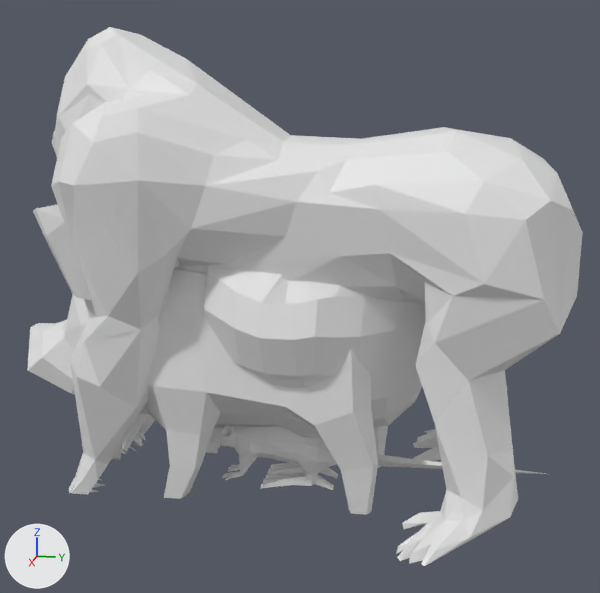
The OBJ model final_project4/Assets/Mesh/Gorilla/Walk/Gorilla_000019.obj: old version first, new version second.
One viewpoint serves both versions: a 50 mm lens placed at (3.59, 0.84, 1.8), pointed at (-0.01, 0.12, 0.9). Every picture has the same lights, and +X, +Y and +Z are marked at lower left. Where no turn or scale is listed for an object, it has been applied to the vertices.

Names of what the first picture shows: '10664_Gorilla_v2', 'Chicken', 'grp1_Mesh', 'pig'.
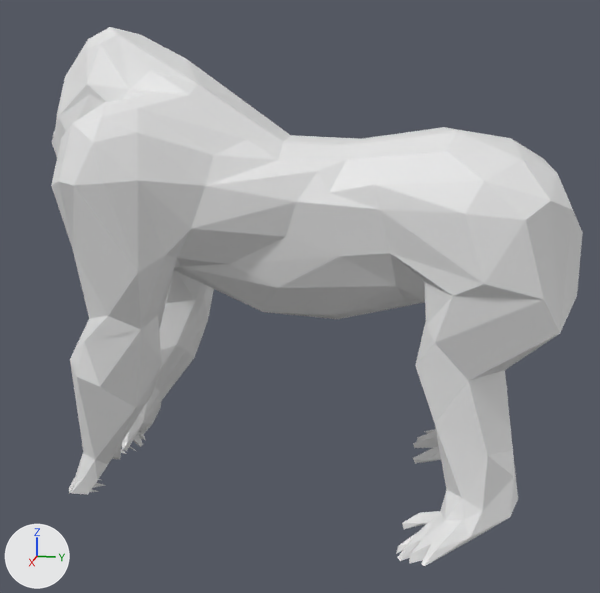
Where the change shows, as pixel boxes (x1, y1, x2, y2) in the pictures (600 x 593 px):
'pig', deleted
    before: (27, 205, 388, 515)
'Chicken', deleted
    before: (204, 267, 426, 490)
'grp1_Mesh', deleted
    before: (209, 424, 546, 487)

Edits to the bpy script that builds the scene:
```text
Remove ob_chicken:
    ob_chicken = bpy.data.objects.new('Chicken', me_chicken)
    ob_chicken.location = (0.0, 0.0, 0.0)
Remove ob_grp1_mesh:
    ob_grp1_mesh = bpy.data.objects.new('grp1_Mesh', me_grp1_mesh)
    ob_grp1_mesh.location = (0.0, 0.0, 0.0)
Remove ob_pig:
    ob_pig = bpy.data.objects.new('pig', me_pig)
    ob_pig.location = (0.0, 0.0, 0.0)
```
